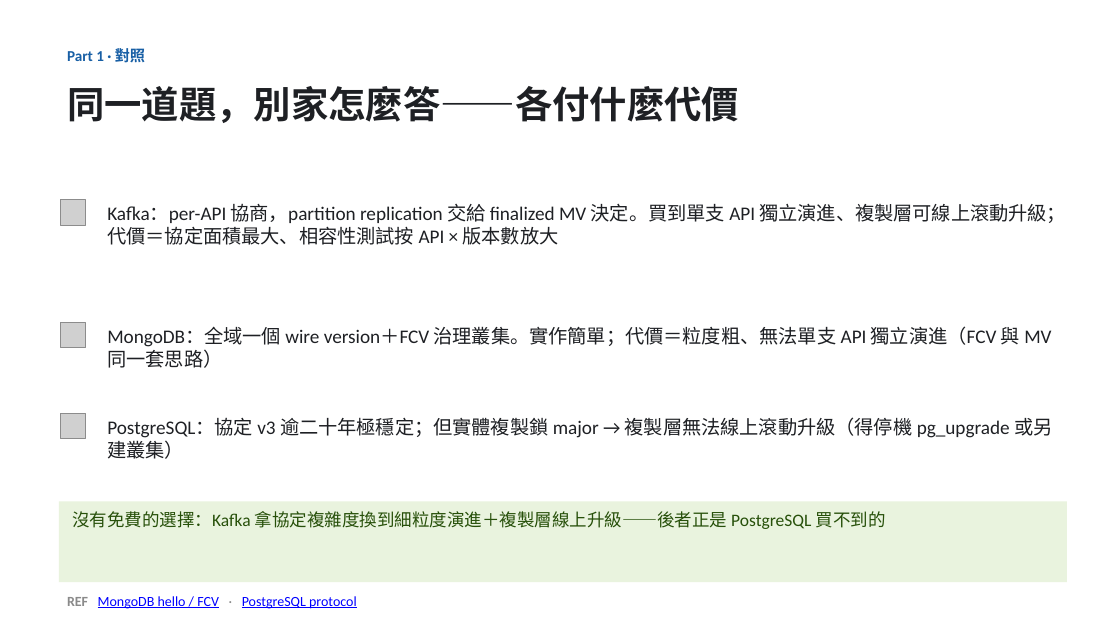
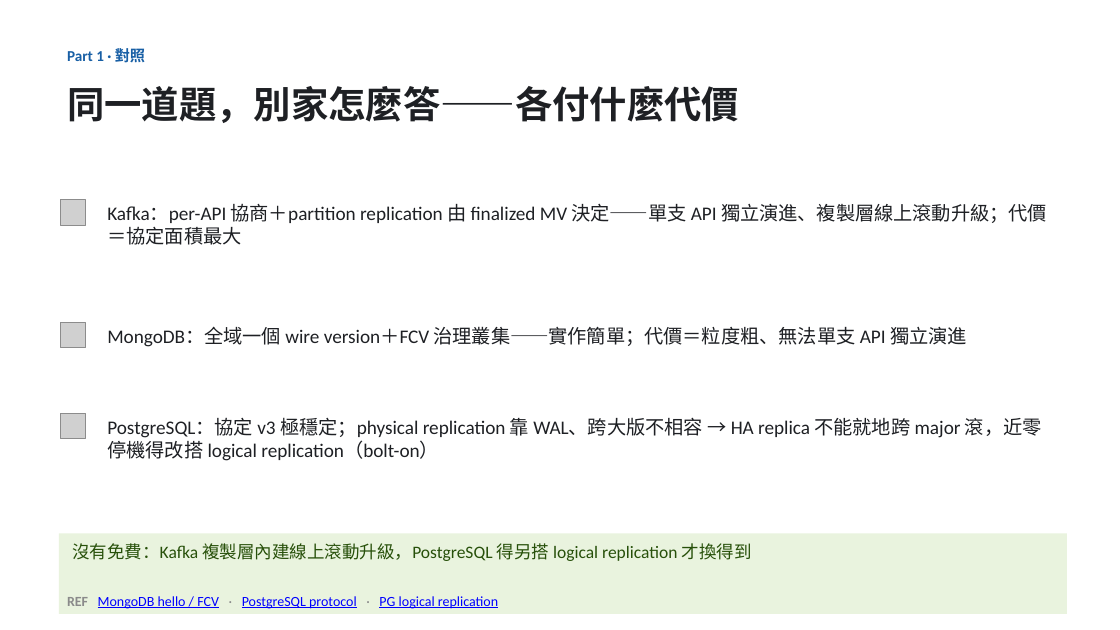
Before and after one commit to unknowntpo/kafka, a slide deck: slide 8 of study/version-control/kafka-version-negotiation.pptx. Drawn at 1120x630 pixels with LibreOffice and Linux fonts; fonts in the diff are those of the drawing; grey boxes stand for pictures. Boxes give left, top, right and bottom in pixels: in the first picture for what was removed or moved away, otherwise in the second. Text is boxed around its words. In the diff, an @@ line names an element or a change of style, - is before the commit and + after.

Commit message:
study(version-control): 架構(b) solve 換精準框架「能看懂≠行為正確」＋對照頁 PG bullet 校正（WAL 鎖 major）
- 架構(b)：協商讓 broker『讀得懂』但不代表跨版本行為正確（KIP-903 replica-epoch fencing 要全叢集一致才擋得住舊 epoch follower 進 ISR）→ MV 是 operator 可控的原子切換、與滾 binary 脫鉤
- 對照 PG bullet：改「physical replication 靠 WAL、跨大版不相容→不能就地跨 major；近零停機得另搭 logical replication（bolt-on）」，與 other-systems-comparison.md line45-47 對齊
- 三家 bullet 收緊避免溢出，補 PGLOGREPL ref

```diff
--- a/study/version-control/kafka-version-negotiation.pptx
+++ b/study/version-control/kafka-version-negotiation.pptx
@@ text at bbox=[107, 204, 1047, 245]: text changed @@
-Kafka：per-API 協商，partition replication 交給 finalized MV 決定。買到單支 API 獨立演進、複製層可線上滾動升級；代價＝協定面積最大、相容性測試按 API × 版本數放大
+Kafka：per-API 協商＋partition replication 由 finalized MV 決定——單支 API 獨立演進、複製層線上滾動升級；代價＝協定面積最大
@@ text at bbox=[107, 326, 967, 347]: text changed @@
-MongoDB：全域一個 wire version＋FCV 治理叢集。實作簡單；代價＝粒度粗、無法單支 API 獨立演進（FCV 與 MV 同一套思路）
+MongoDB：全域一個 wire version＋FCV 治理叢集——實作簡單；代價＝粒度粗、無法單支 API 獨立演進
@@ text at bbox=[107, 418, 1042, 461]: text changed @@
-PostgreSQL：協定 v3 逾二十年極穩定；但實體複製鎖 major → 複製層無法線上滾動升級（得停機 pg_upgrade 或另建叢集）
+PostgreSQL：協定 v3 極穩定；physical replication 靠 WAL、跨大版不相容 → HA replica 不能就地跨 major 滾，近零停機得改搭 logical replication（bolt-on）
@@ rectangle "沒有免費：Kafka 複製層內建線上滾動升級，PostgreSQL 得另搭 logical replication ...": place and size @@
-rectangle "沒有免費：Kafka 複製層內建線上滾動升級，PostgreSQL 得另搭 logical replication ..." at bbox=[59, 502, 1067, 582]
+rectangle "沒有免費：Kafka 複製層內建線上滾動升級，PostgreSQL 得另搭 logical replication ..." at bbox=[59, 534, 1067, 614]
@@ text in rectangle at bbox=[72, 543, 752, 561]: text changed @@
-沒有免費的選擇：Kafka 拿協定複雜度換到細粒度演進＋複製層線上升級——後者正是 PostgreSQL 買不到的
+沒有免費：Kafka 複製層內建線上滾動升級，PostgreSQL 得另搭 logical replication 才換得到
@@ text at bbox=[67, 596, 498, 609]: text changed @@
-REF MongoDB hello / FCV · PostgreSQL protocol
+REF MongoDB hello / FCV · PostgreSQL protocol · PG logical replication
```
Also in this commit, not shown: 1 other slide changed, 1 other file.
